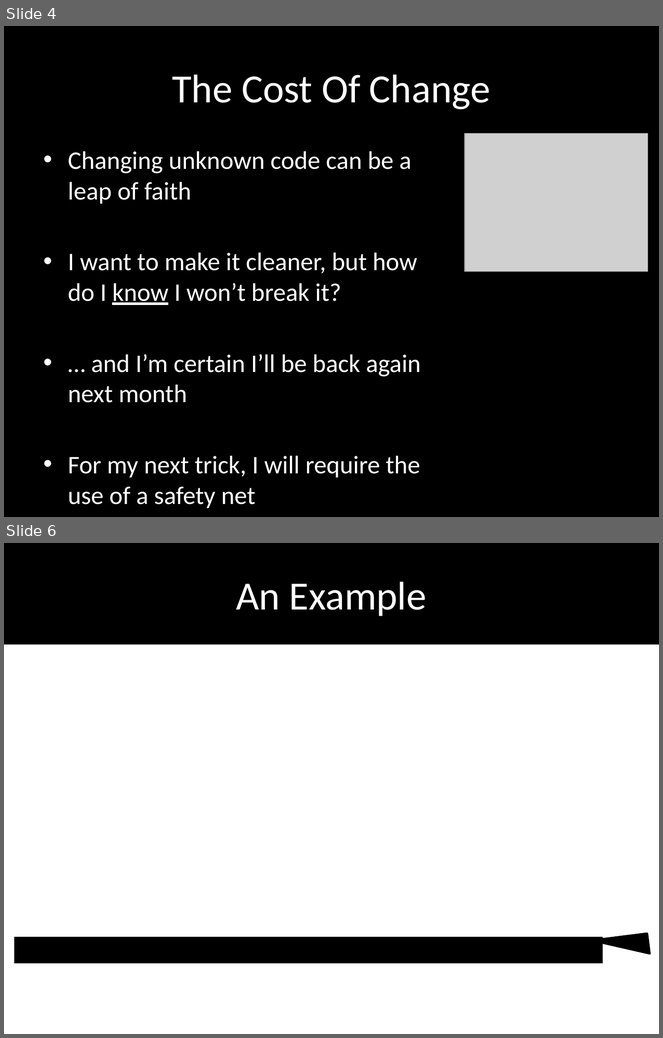
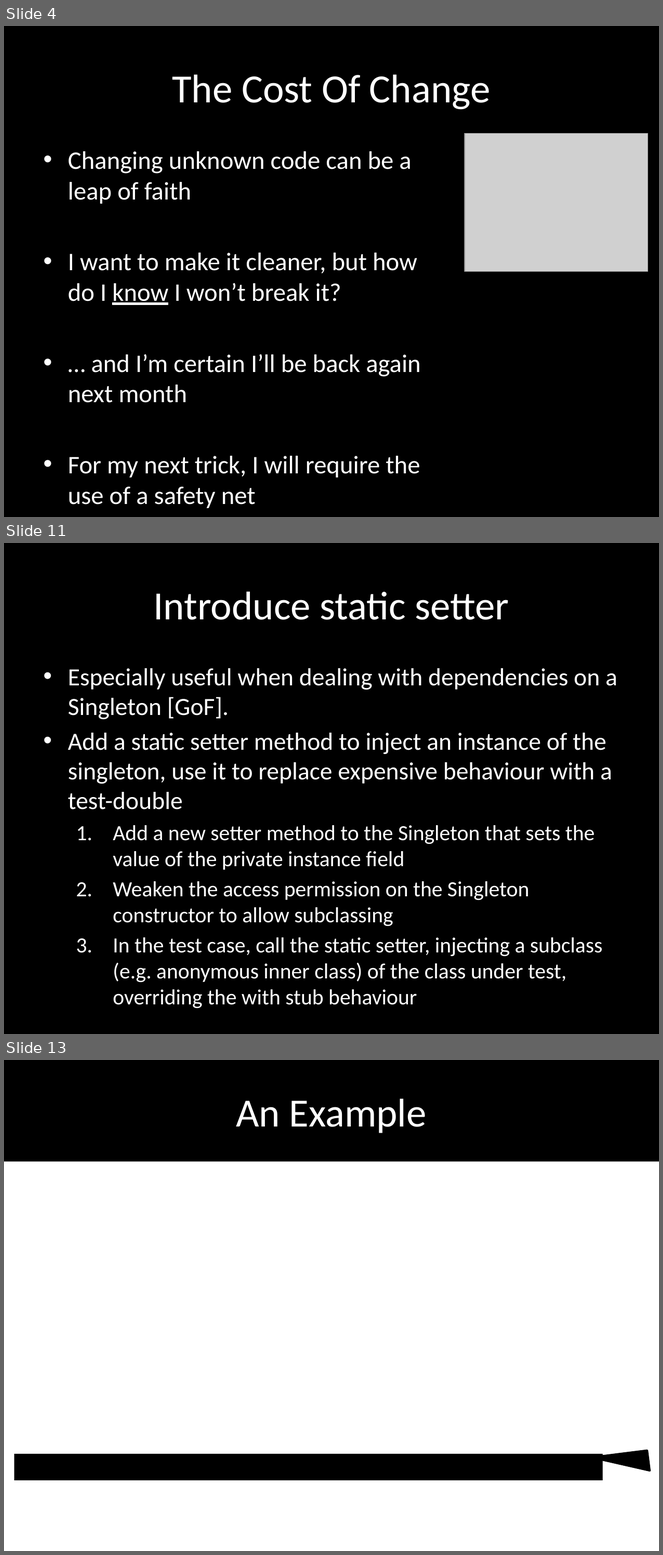
Before and after one commit to tonybaines/retrofitting-tests, a slide deck: presentation/Retrofitting Tests.pptx. Shown one above the other, each under a label of ours: slides 4 and 6 before the commit, slides 4, 11 and 13 after it; the slides between them are not shown. The pictures are 663x1038 and 663x1555 pixels, drawn with LibreOffice and Linux fonts; fonts in the diff are those of the drawing; grey boxes stand for pictures; background and template pictures are left out. Boxes give left, top, right and bottom in pixels: in the first picture for what was removed or moved away, otherwise in the second. Text is boxed around its words. In the diff, an @@ line names an element or a change of style, - is before the commit and + after.

Commit message:
(Tony) Added some slides specifically for the new exercises. Tidied up some typos Added runtime exceptions to the business methods that should be somehow replaced during testing to force dependencies to be broken

```diff
--- a/presentation/Retrofitting Tests.pptx
+++ b/presentation/Retrofitting Tests.pptx
@@ slide 11 added at [4,543,659,1034], background #000000 @@
@@ title added at [153,591,509,620], 44 pt, text #FFFFFF @@
+Introduce static setter
@@ text added at [68,668,618,982], 23.8 pt, text #FFFFFF @@
+• Especially useful when dealing with dependencies on a Singleton [GoF].
+• Add a static setter method to inject an instance of the singleton, use it to replace expensive behaviour with a test-double
+  1. Add a new setter method to the Singleton that sets the value of the private instance field
+  2. Weaken the access permission on the Singleton constructor to allow subclassing
+  3. In the test case, call the static setter, injecting a subclass (e.g. anonymous inner class) of the class under test, overriding the with stub behaviour
@@ what was slide 6 is now slide 13 @@
```
Also in this commit, not shown: 1 slide changed, 6 other slides added, 6 other files.
